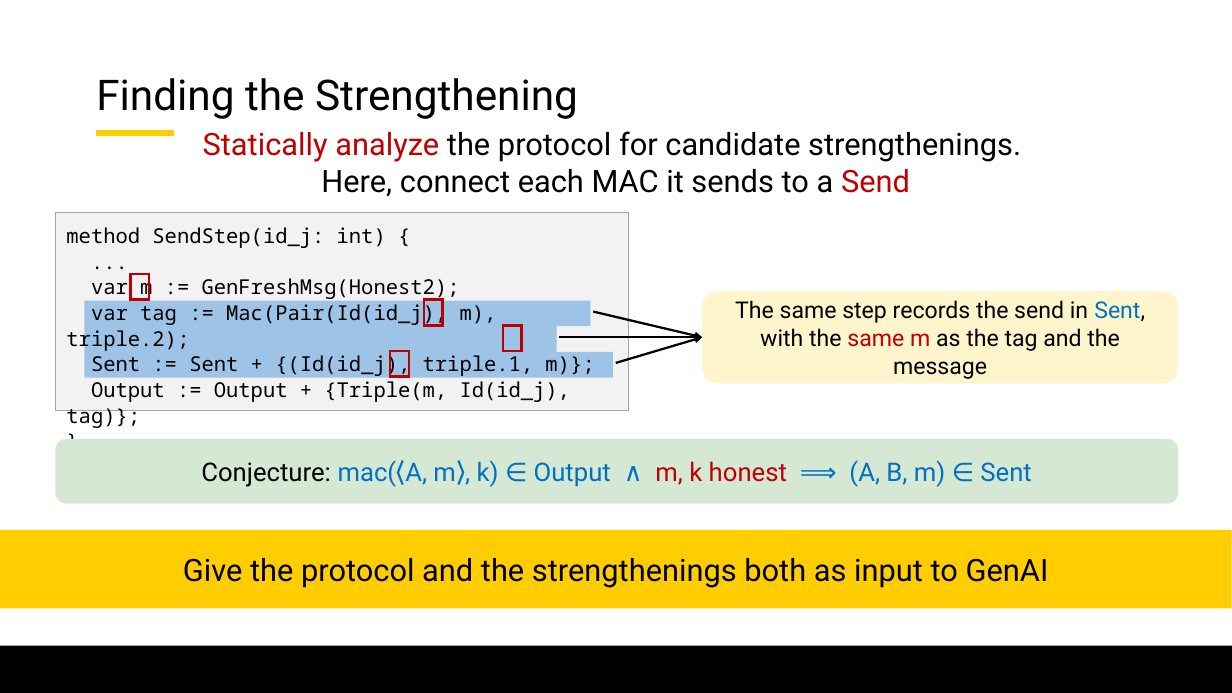
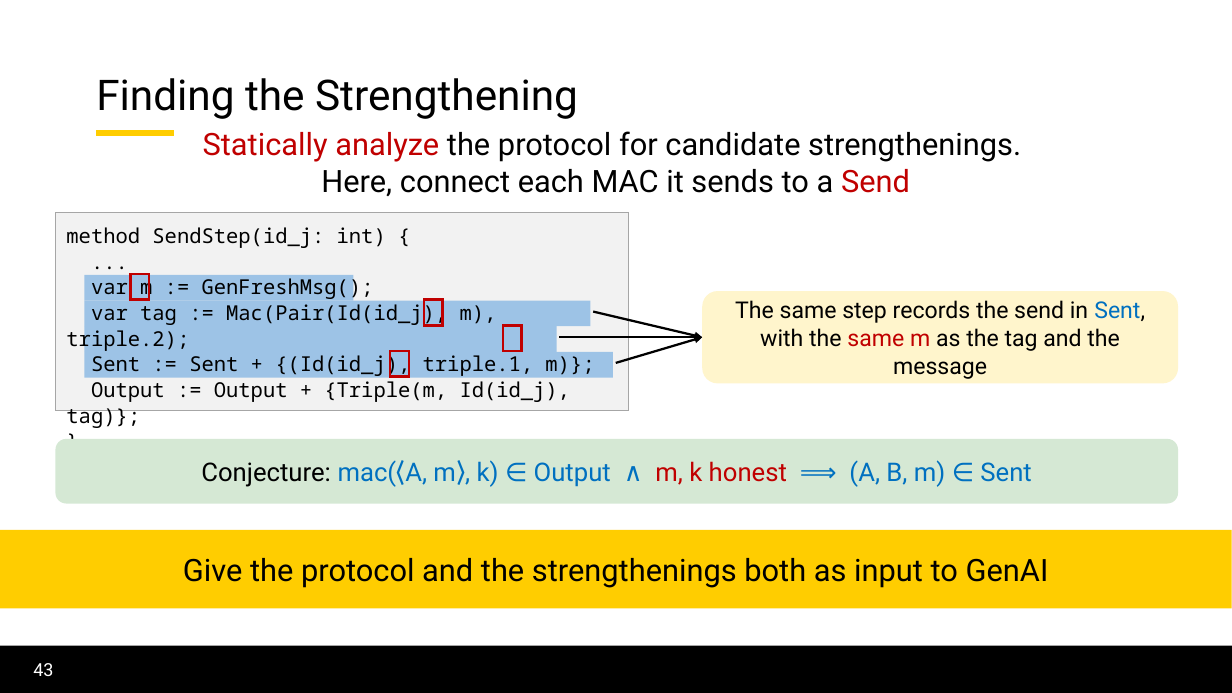
Before and after one commit to lorchrob/graduate_research_symposium, a slide deck: slide 43 of symposium_slides.pptx (slide 46 before the commit). Drawn at 1232x693 pixels with LibreOffice and Linux fonts; fonts in the diff are those of the drawing; background and template pictures are left out. Boxes give left, top, right and bottom in pixels: in the first picture for what was removed or moved away, otherwise in the second. Text is boxed around its words. In the diff, an @@ line names an element or a change of style, - is before the commit and + after.

```diff
--- a/symposium_slides.pptx
+++ b/symposium_slides.pptx
@@ rectangle added at (x1=84, y1=275, x2=353, y2=301), fill #9DC3E6 @@
@@ text at (x1=91, y1=275, x2=374, y2=301): text changed @@
-var m := GenFreshMsg(Honest2);
+var m := GenFreshMsg();
@@ page number added at (x1=33, y1=663, x2=53, y2=676), 14 pt, text #FFFFFF @@
+43
```
Also in this commit, not shown: 69 other slides changed, 1 slide added.
